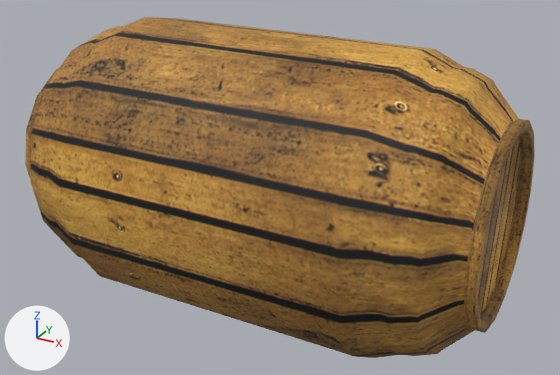
Two versions of the FBX model Donkey Kong Remake_Prototipo/Assets/Models3D/Barrel.fbx, one commit apart.
Rendered twice from a 50 mm camera at (1.479, -2.594, 1.258) aimed at (0.049, 0.006, -0.042). Every picture has the same lights, and +X, +Y and +Z are marked at lower left. Where no turn or scale is listed for an object, it has been applied to the vertices.

In view in the first picture: 'Barrel'.
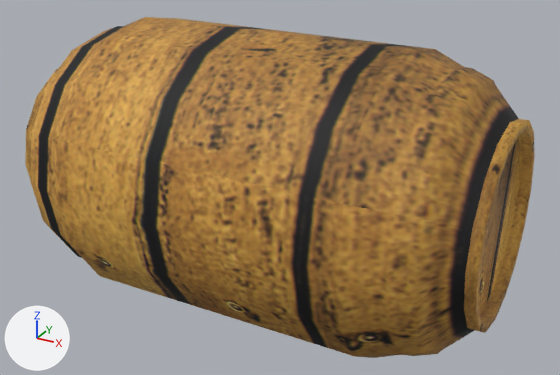
The newer file is also turned or shifted as a whole; pictures and numbers use the older file's frame.

Location of each change, [x1, y1, x2, y2] in pixels of the pictures (560 x 375 px):
'Barrel', surface changed, mesh turned: [25, 17, 535, 358] in both

The change, as a diff of the scene's bpy script:
```diff
--- a/Donkey Kong Remake_Prototipo/Assets/Models3D/Barrel.fbx.py
+++ b/Donkey Kong Remake_Prototipo/Assets/Models3D/Barrel.fbx.py
@@ img_barrel_psd @@
+img_barrel_psd = load_image('Barrel.psd', '../Textires/barrel.png', 1200, 1200, 'sRGB')
@@ mat_barrel_tex @@
 mat_barrel_tex = principled_material('Barrel_tex')
-mat_barrel_tex.texture = img_barrel_tex_jpg
+mat_barrel_tex.texture = img_barrel_psd
 mat_barrel_tex.roughness = 0.69
@@ me_cylinder_005 @@
 me_cylinder_005.from_pydata(...)  # 290 vertices, 304 faces; spans x -0.99..0.99, y -0.6..0.6, z -0.6..0.6
 # used by ob_barrel; location = (0.0, 0.0, 0.0)
+# me_cylinder_005 part 1: the whole mesh is turned 90 degrees about the x axis through its middle
 me_cylinder_005.materials.append(mat_barrel_tex)
```
